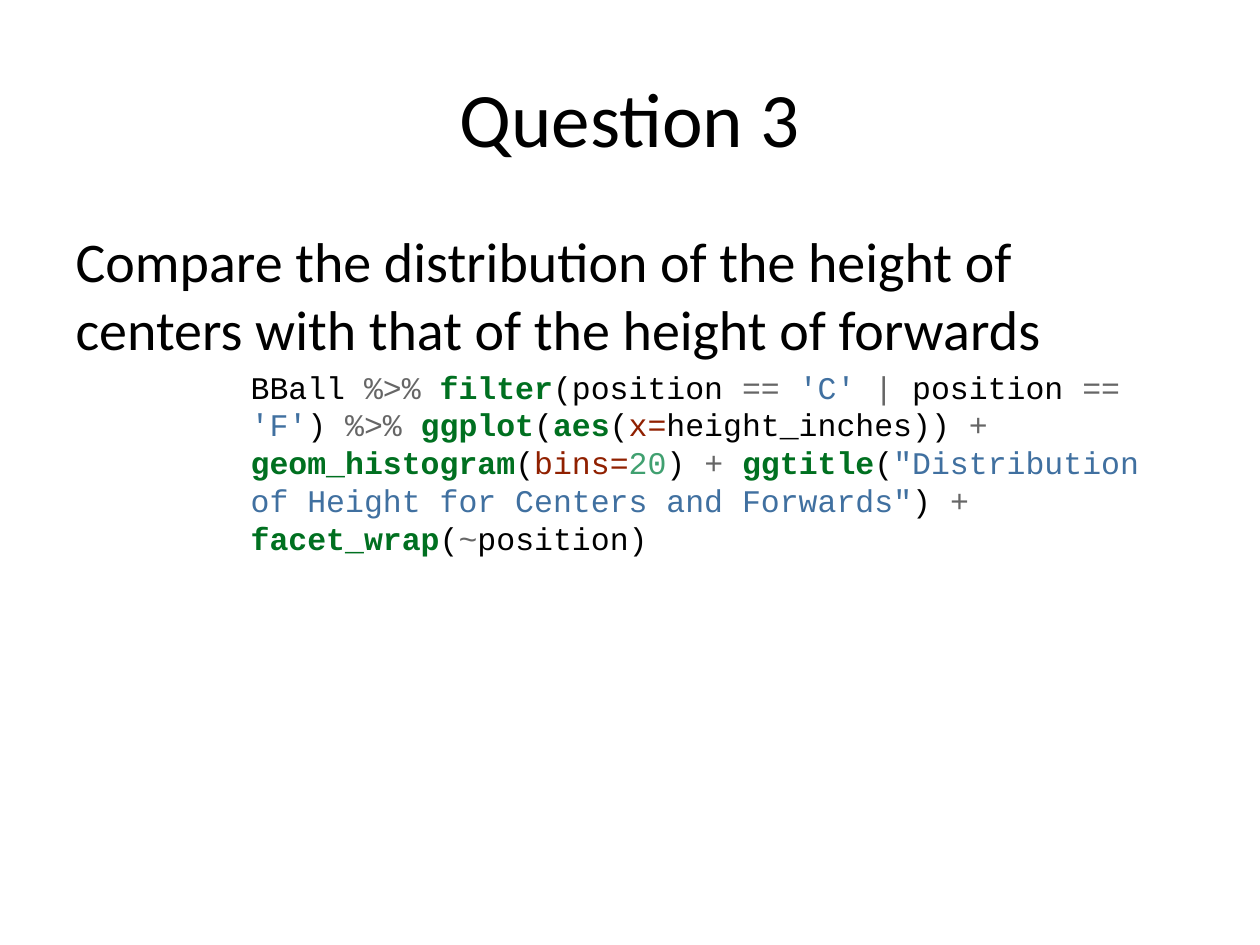
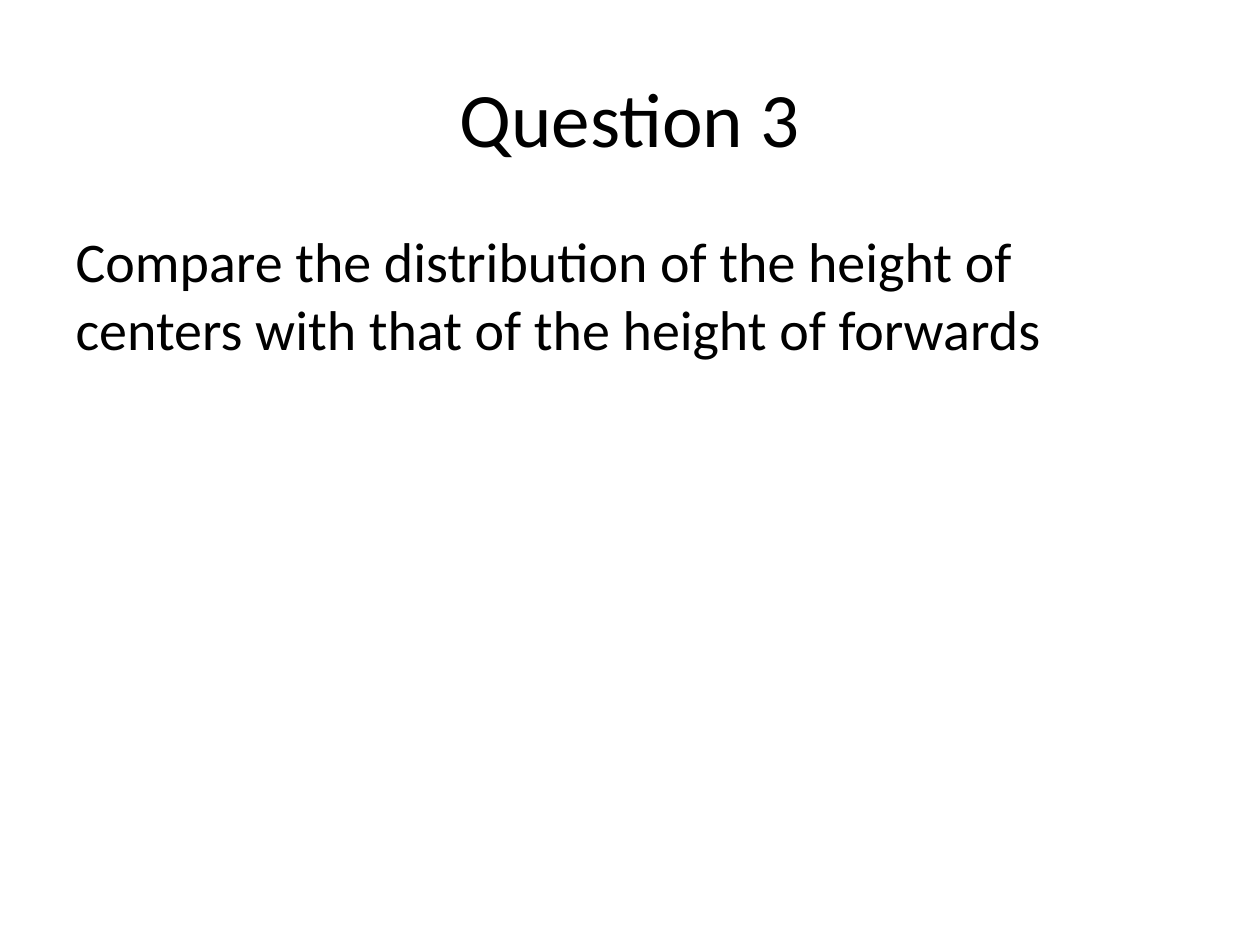
Before and after one commit to rmpalmer/MDS-6306-Doing-Data-Science-Fall-2019, a slide deck: slide 6 of Unit 2/Richard_Palmer_LiveSession_2.pptx (slide 7 before the commit). Drawn at 1260x945 pixels with LibreOffice and Linux fonts; fonts in the diff are those of the drawing. Boxes give left, top, right and bottom in pixels: in the first picture for what was removed or moved away, otherwise in the second. Text is boxed around its words. In the diff, an @@ line names an element or a change of style, - is before the commit and + after.

```diff
--- a/Unit 2/Richard_Palmer_LiveSession_2.pptx
+++ b/Unit 2/Richard_Palmer_LiveSession_2.pptx
@@ text at [251,376,1139,557]: paragraph removed @@
-BBall %>% filter(position == 'C' | position == 'F') %>% ggplot(aes(x=height_inches)) + geom_histogram(bins=20) + ggtitle("Distribution of Height for Centers and Forwards") + facet_wrap(~position)
```
Also in this commit, not shown: 8 other slides changed, 2 slides added, 6 slides removed, 1 other file.
